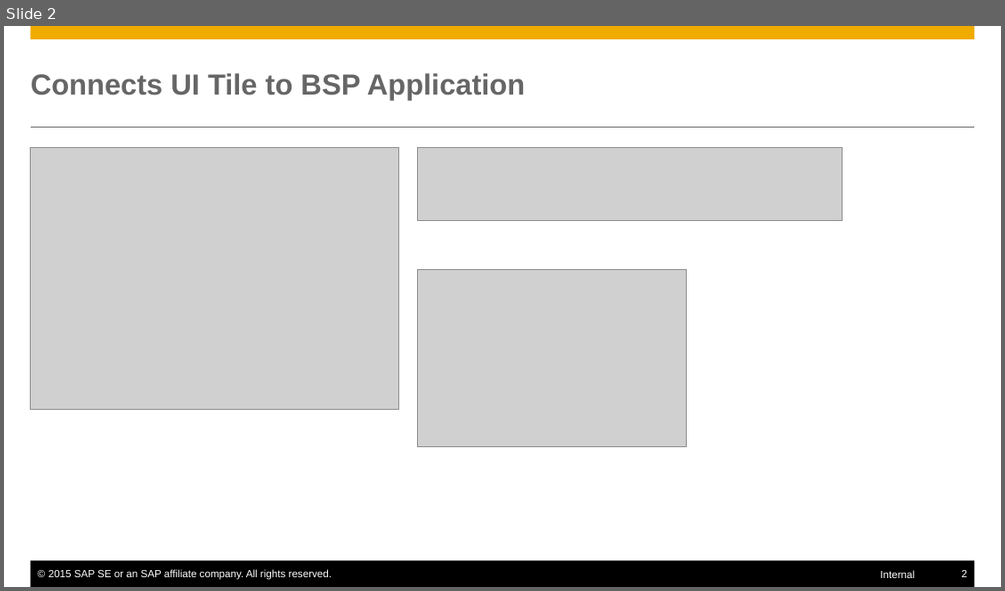
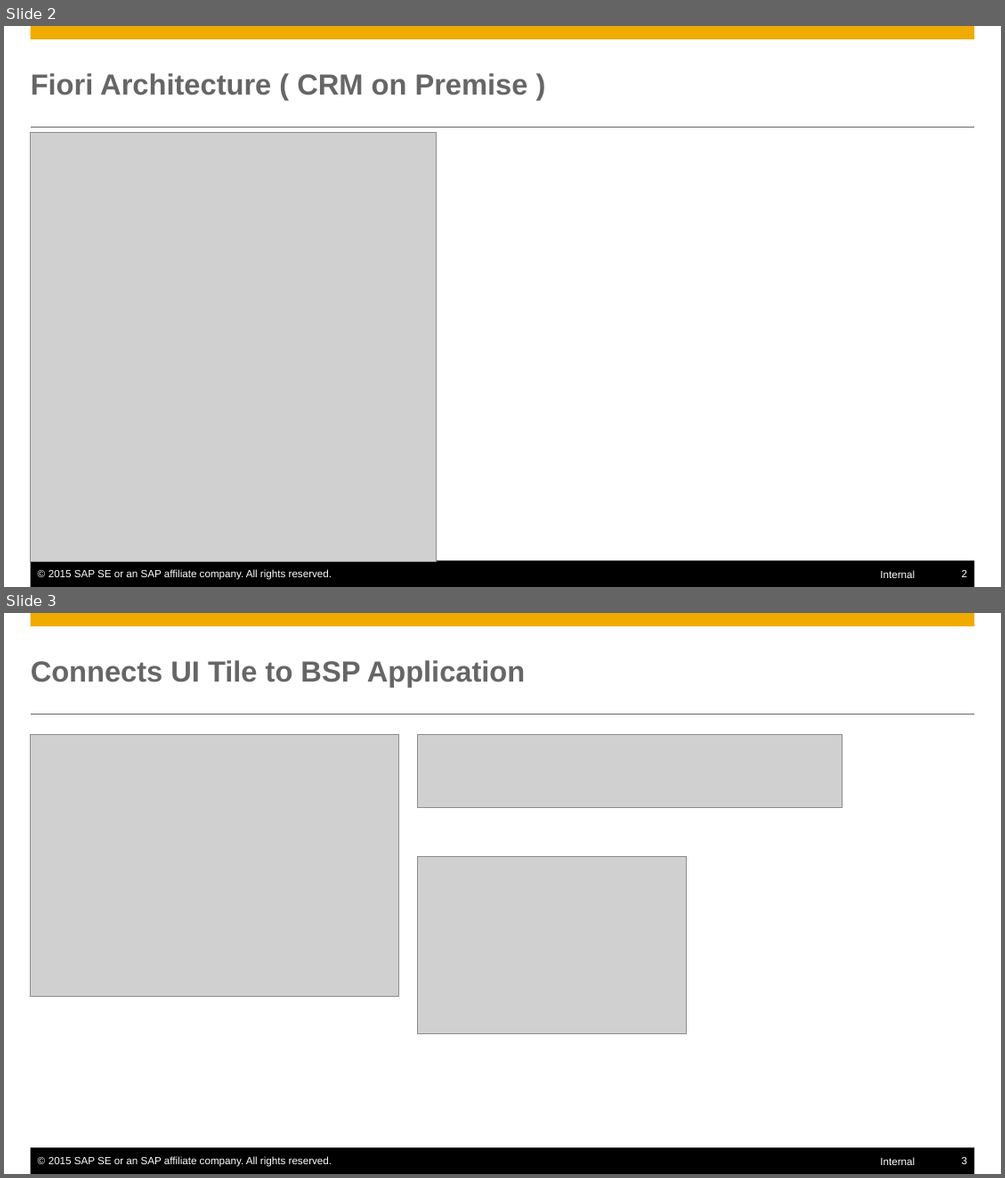
Before and after one commit to mxpang/jerryslide, a slide deck: training/03_Jerry_Fiori.pptx. Shown one above the other, each under a label of ours: slide 2 before the commit, slides 2 and 3 after it. The pictures are 1005x591 and 1005x1178 pixels, drawn with LibreOffice and Linux fonts; fonts in the diff are those of the drawing; grey boxes stand for pictures. Boxes give left, top, right and bottom in pixels: in the first picture for what was removed or moved away, otherwise in the second. Text is boxed around its words. In the diff, an @@ line names an element or a change of style, - is before the commit and + after.

```diff
--- a/training/03_Jerry_Fiori.pptx
+++ b/training/03_Jerry_Fiori.pptx
@@ slide 2 added at (4, 26, 1001, 587), background #FFFFFF; not listed: 6 template elements that a slide beside it also shows @@
@@ title added at (31, 73, 528, 95), 28 pt, text #666666, bold @@
+Fiori Architecture ( CRM on Premise )
@@ picture added at (30, 133, 435, 562) @@
@@ what was slide 2 is now slide 3 @@
```
Also in this commit, not shown: 3 slides changed, 5 other files.
